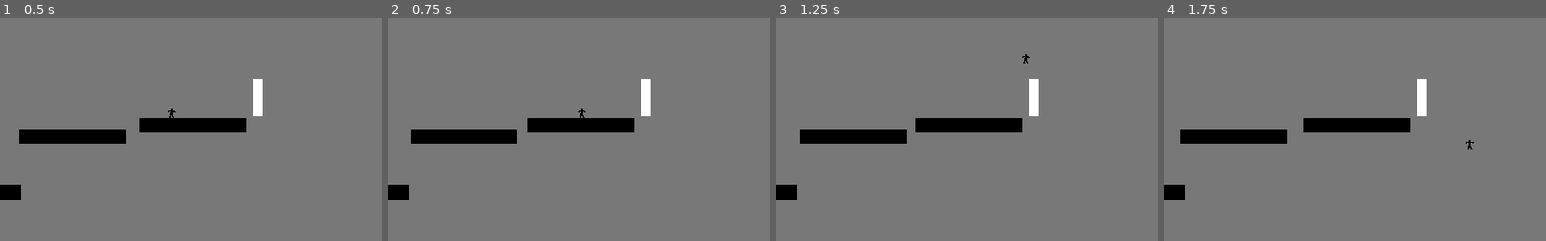
Above: before the commit, frames 1-4 (left to right).
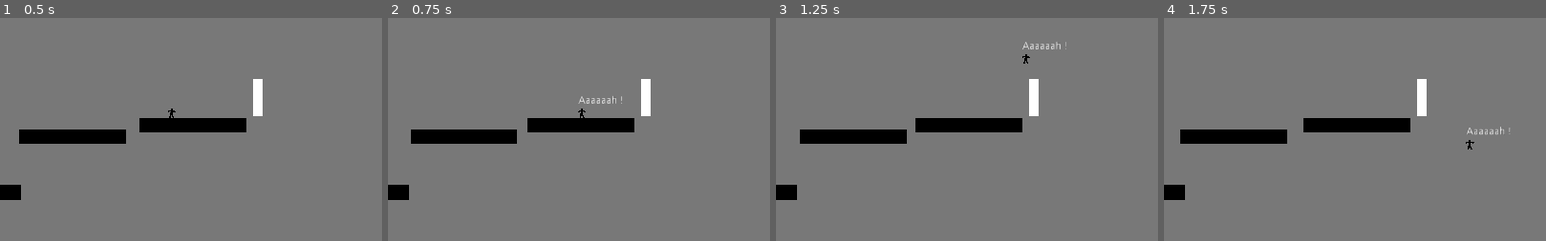
Above: after the commit, the same moments.

Repository: premieroctet/save-the-stickmans
Game: Godot game, scene res://Map1.tscn
Same seed, same stepped clock (60 frames per second), same inputs: the game is played once before the commit and once after it.
Inputs (mouse positions are % of the whole screen's width and height, from its top left):
- Up to frame 1 (0.5 s): no input
- Up to frame 2 (0.75 s): tap Enter at 0.5 s; move the mouse to (72, 45) at 0.52 s; hold Right (ui_right) from 0.53 s (still down); tap S (scream) at 0.6 s
- Up to frame 3 (1.25 s): keep holding Right (ui_right); tap Keypad Enter (ui_accept) at 0.77 s
- Up to frame 4 (1.75 s): keep holding Right (ui_right); move the mouse to (30, 55) at 1.27 s; click (30, 55) at 1.35 s; tap Keypad Enter (ui_accept) at 1.52 s; tap S (scream) at 1.55 s
The pictures show only the part of the screen within x 28-78%, y 41-91%; the shares and areas given below are measured in that part.

Frame 1 is identical in both runs. In frame 2, 0.1% of the frame differs, in the area x 49-62%, y 35-39%; in frame 3, 0.2%, in the area x 64-76%, y 10-15%; in frame 4, 0.1%.

Commit message:
Fix fear

Diff:
--- a/client/Player.gd
+++ b/client/Player.gd
@@ -4,11 +4,10 @@
 export (int) var gravity = 800
 export (int) var run_speed = 150
 export (int) var jump_speed = -350
-export (Vector2) var fear_recover = Vector2(100, 100)
-export (Vector2) var fear_distance = Vector2(30, 30)
 
-var MAX_FEAR_DISTANCE = 50
-var FEAR_IMPULSE = 5000
+export (int) var FEAR_IMPULSE = 10000
+export (Vector2) var FEAR_RECOVER = Vector2(100, 100)
+export (Vector2) var FEAR_DISTANCE = Vector2(30, 30)
 
 var velocity = Vector2()
 var fearVelocity = Vector2()
@@ -28,34 +27,35 @@
 	if left:
 		velocity.x -= run_speed
 	if scream:
+		$ScreamLabel.visible = true
 		Server.fear(self.position)
+		yield(get_tree().create_timer(2), "timeout")
+		$ScreamLabel.visible = false
 
 func apply_fear(scream_position: Vector2):
-	var distance = scream_position.distance_to(self.position)
+	var distance: Vector2 = (self.position - scream_position)
 
-	if distance < MAX_FEAR_DISTANCE:
-		var impulse = (1 - distance / MAX_FEAR_DISTANCE) * FEAR_IMPULSE
-		var move = (self.position - scream_position) * impulse
-
-		velocity.x += move.x
-		velocity.y += move.y
+	if distance.abs().x < FEAR_DISTANCE.x:
+		fearVelocity = Vector2(0, 0)
+		fearVelocity = distance.normalized() * FEAR_IMPULSE
 
 func _physics_process(delta):
 	if can_move == true:
 		get_input()
 
 	# Gravity
-	velocity.y += gravity * delta
+	if velocity.y < gravity:
+		velocity.y += gravity * delta
 
 	# Fear
 	# TODO Improve math
-#	if fearVelocity < Vector2(-1, -1) or fearVelocity > Vector2(1, 1):
-#		if fearVelocity.x > 0:
-#			fearVelocity -= fear_recover
-#		else:
-#			fearVelocity += fear_recover
-#
-#		move_and_slide(fearVelocity * delta, Vector2.UP)
+	if fearVelocity < Vector2(-1, -1) or fearVelocity > Vector2(1, 1):
+		if fearVelocity.x > 0:
+			fearVelocity -= FEAR_RECOVER
+		else:
+			fearVelocity += FEAR_RECOVER
+
+		move_and_slide(fearVelocity * delta, Vector2.UP)
 
 	# Movements
 	velocity = move_and_slide(velocity, Vector2.UP)
--- a/client/Server.gd
+++ b/client/Server.gd
@@ -46,7 +46,8 @@
 			players[id] = preload("res://Stickman.tscn").instance()
 			get_tree().get_root().add_child(players[id])
 
-		players[id].position = infos[id]
+		if players[id]:
+			players[id].position = infos[id]
 
 func _connected_ok():
 	connected = true
